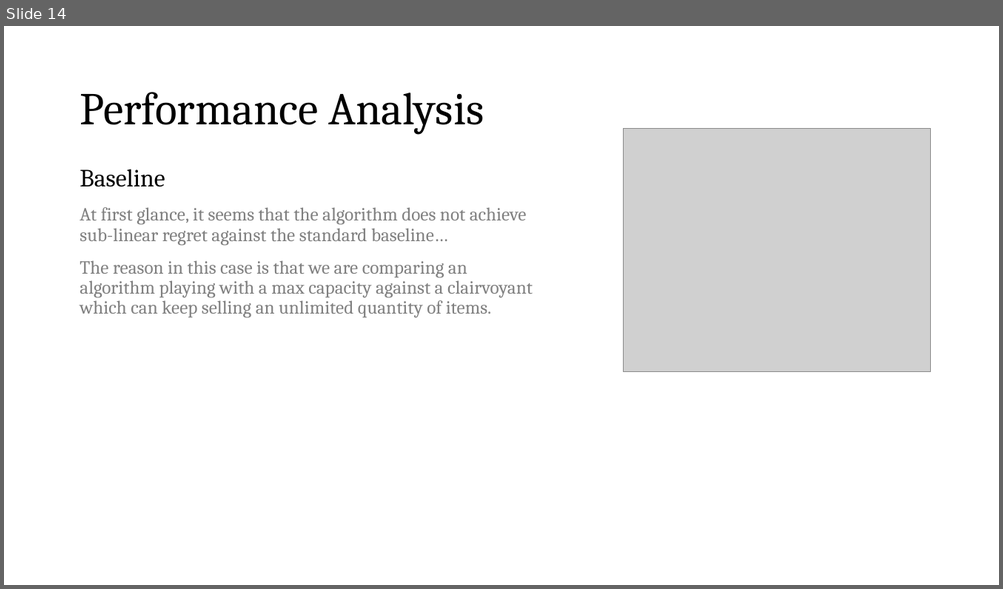
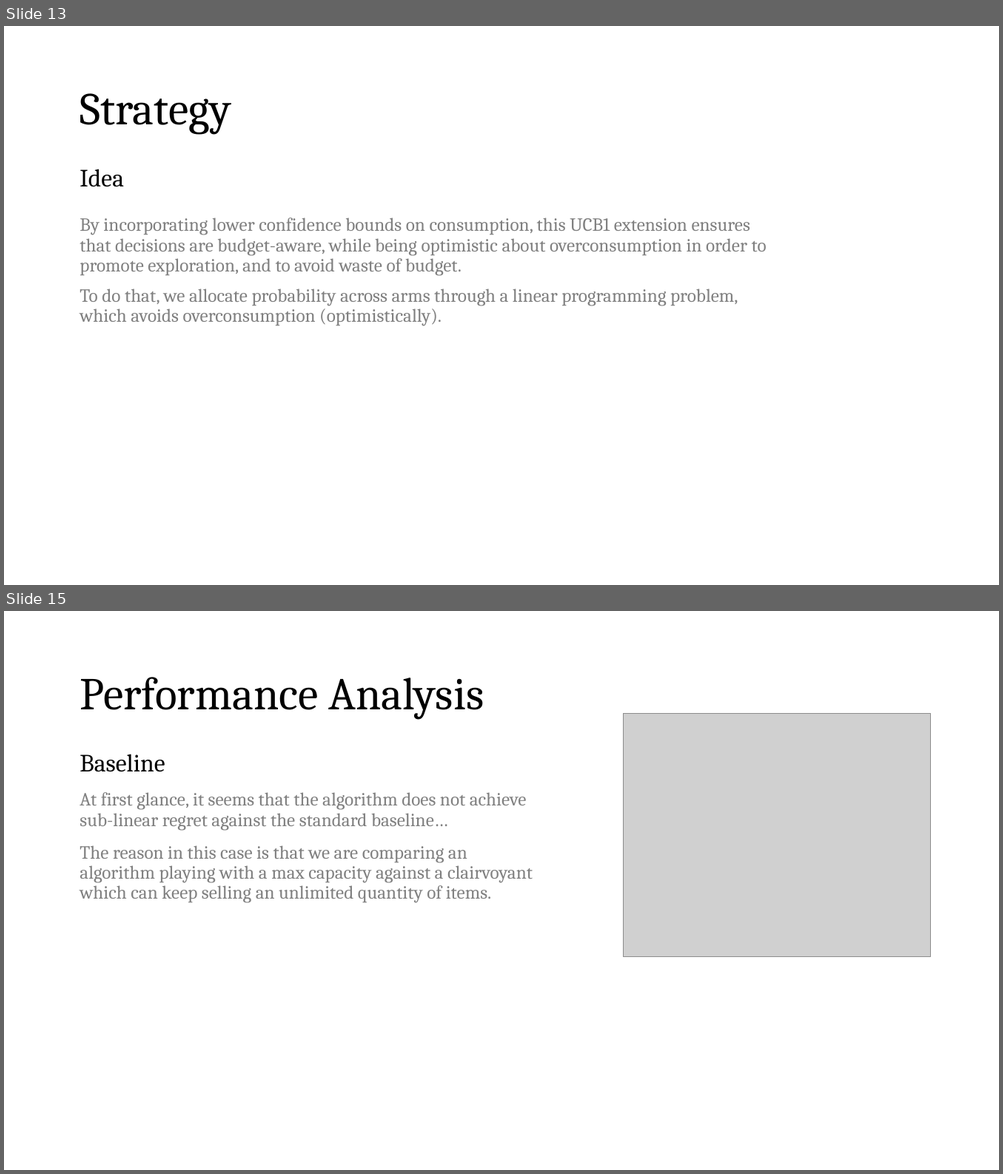
Before and after one commit to peetceenatoo/online-learning, a slide deck: Slides.pptx. Shown one above the other, each under a label of ours: slide 14 before the commit, slides 13 and 15 after it; the slides between them are not shown. The pictures are 1003x589 and 1003x1174 pixels, drawn with LibreOffice and Linux fonts; fonts in the diff are those of the drawing; grey boxes stand for pictures. Boxes give left, top, right and bottom in pixels: in the first picture for what was removed or moved away, otherwise in the second. Text is boxed around its words. In the diff, an @@ line names an element or a change of style, - is before the commit and + after.

```diff
--- a/Slides.pptx
+++ b/Slides.pptx
@@ slide 13 added at [4, 26, 999, 585], background #FFFFFF @@
@@ title added at [79, 93, 231, 135], 44 pt, text #000000 @@
+Strategy
@@ text added at [79, 169, 766, 326], 18 pt, text #808080 @@
+Idea
+By incorporating lower confidence bounds on consumption, this UCB1 extension ensures that decisions are budget-aware, while being optimistic about overconsumption in order to promote exploration, and to avoid waste of budget.
+To do that, we allocate probability across arms through a linear programming problem, which avoids overconsumption (optimistically).
@@ what was slide 14 is now slide 15 @@
```
Also in this commit, not shown: 1 slide changed.
